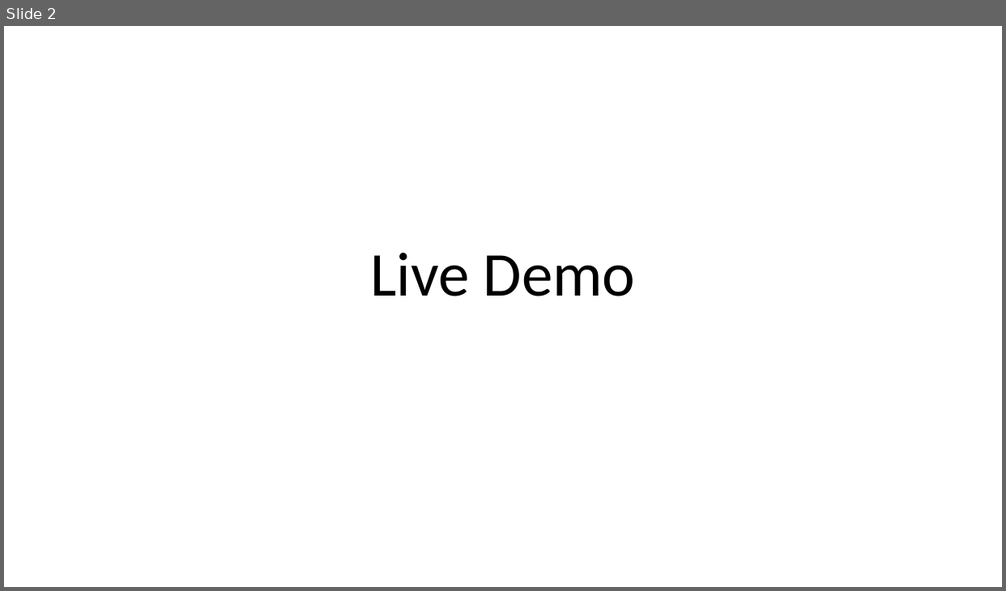
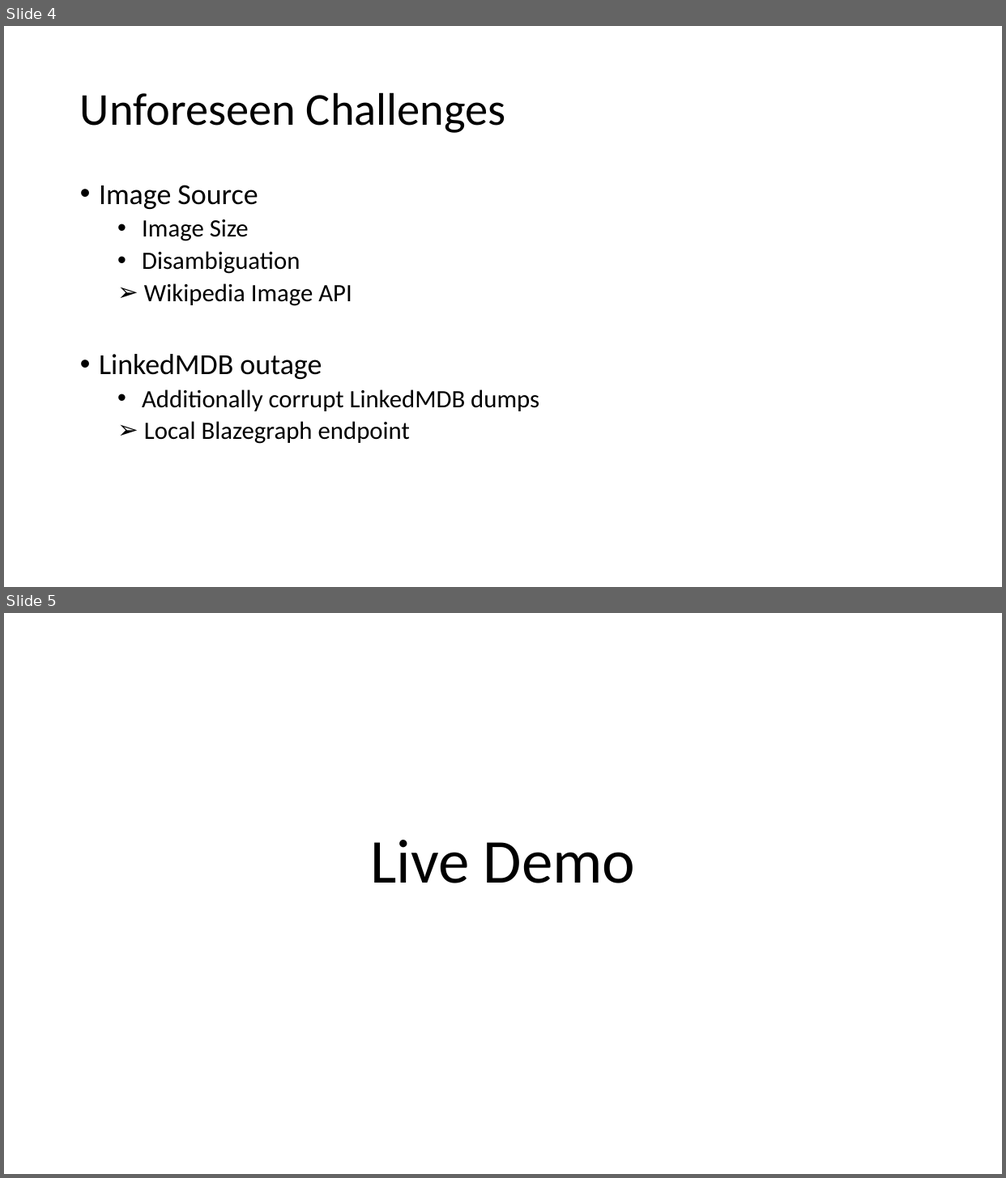
Before and after one commit to mathiasmoeller/LinkedMovieApp, a slide deck: Linked Movie Exploration Graph.pptx. Shown one above the other, each under a label of ours: slide 2 before the commit, slides 4 and 5 after it. The pictures are 1006x591 and 1006x1178 pixels, drawn with LibreOffice and Linux fonts; fonts in the diff are those of the drawing; background and template pictures are left out. Boxes give left, top, right and bottom in pixels: in the first picture for what was removed or moved away, otherwise in the second. Text is boxed around its words. In the diff, an @@ line names an element or a change of style, - is before the commit and + after.

```diff
--- a/Linked Movie Exploration Graph.pptx
+++ b/Linked Movie Exploration Graph.pptx
@@ slide 4 added at (4, 26, 1002, 587), background #FFFFFF @@
@@ title added at (80, 92, 506, 133), 44 pt, text #000000 @@
+Unforeseen Challenges
@@ text added at (99, 185, 539, 444), 24 pt, text #000000 @@
+• Image Source
+  • Image Size
+  • Disambiguation
+  ➢ Wikipedia Image API
+• LinkedMDB outage
+  • Additionally corrupt LinkedMDB dumps
+  ➢ Local Blazegraph endpoint
@@ what was slide 2 is now slide 5 @@
```
Also in this commit, not shown: 3 slides changed, 3 slides removed.
